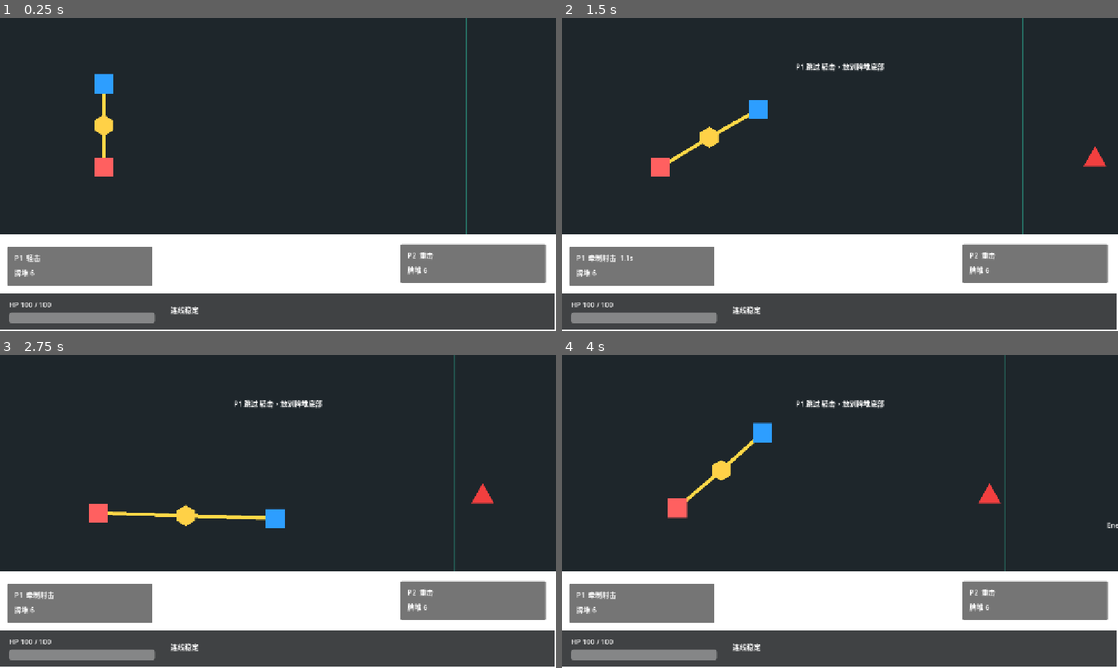
Above: before the commit, frames 1-4 (two rows, left to right).
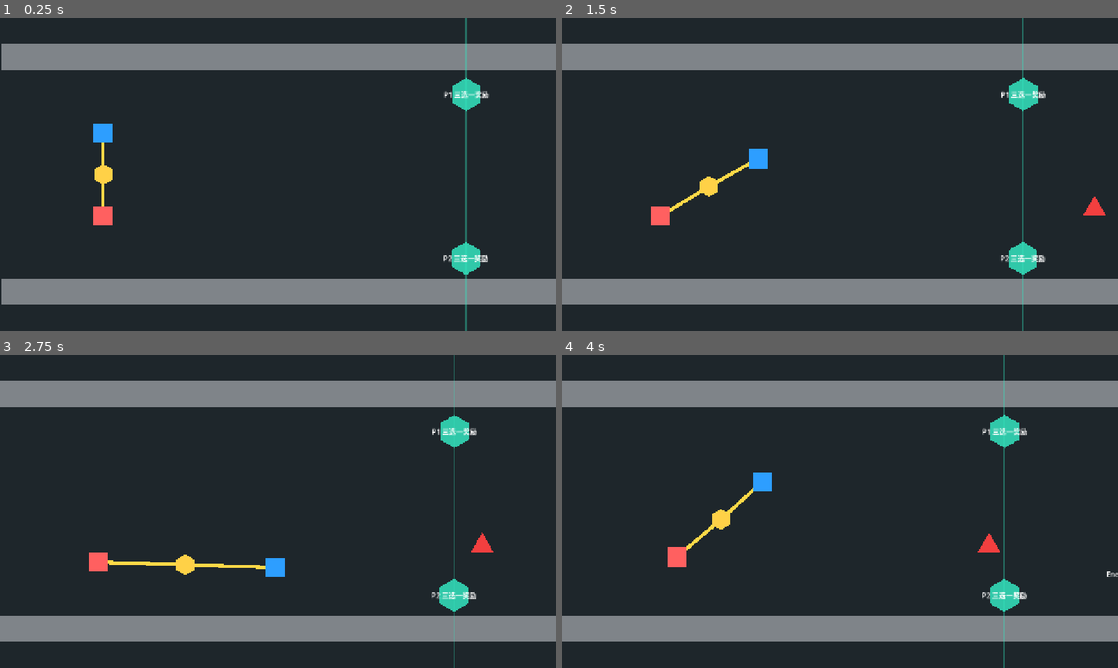
Above: after the commit, the same moments.

Repository: Jiufoduck/2026CGJ
Game: Godot game, scene res://scenes/main/MainScene.tscn
Two runs of this game, one before a commit and one after it. Both use one fixed random seed, a clock stepped at 60 frames per second and the inputs below.
Inputs:
- Up to frame 1 (0.25 s): no input
- Up to frame 2 (1.5 s): tap Enter at 0.5 s; hold D (p1_move_right) 0.53-1.28 s; tap E (p1_pass_card) at 0.6 s; hold S (p1_move_down) from 1.28 s (still down); tap Q (p1_play_card) at 1.35 s
- Up to frame 3 (2.75 s): release S (p1_move_down) at 2.03 s; hold D (p1_move_right) from 2.03 s (still down); tap Down (p2_move_down) at 2.1 s
- Up to frame 4 (4 s): release D (p1_move_right) at 2.78 s; hold W (p1_move_up) 2.78-3.53 s; tap Left (p2_move_left) at 2.85 s; hold A (p1_move_left) from 3.53 s (still down); tap Right (p2_move_right) at 3.6 s

The runs differ from the first frame. In frame 1, 40% of the frame differs, in the area x 0-100%, y 0-100%; in frame 2, 41%; in frame 3, 41%; in frame 4, 41%.

Commit message:
main_scene_ajust

Diff:
--- a/scenes/main/MainScene.tscn
+++ b/scenes/main/MainScene.tscn
@@ -27,7 +27,7 @@
 polygon = PackedVector2Array(0, -450, 4300, -450, 4300, 450, 0, 450)
 
 [node name="TopWall" type="StaticBody2D" parent="Level" unique_id=783944713]
-position = Vector2(2150, -480)
+position = Vector2(2155, -270)
 collision_layer = 4
 collision_mask = 0
 
@@ -39,7 +39,7 @@
 shape = SubResource("RectangleShape2D_wall_horizontal")
 
 [node name="BottomWall" type="StaticBody2D" parent="Level" unique_id=743372559]
-position = Vector2(2150, 480)
+position = Vector2(2155, 270)
 collision_layer = 4
 collision_mask = 0
 
@@ -147,24 +147,24 @@
 [node name="TaskPoints" type="Node2D" parent="." unique_id=1089374011]
 
 [node name="TaskCoordinateA_Top" parent="TaskPoints" unique_id=1423366708 instance=ExtResource("5_task_scene")]
-position = Vector2(1075, -318)
+position = Vector2(1076, -184)
 
 [node name="TaskCoordinateA_Bottom" parent="TaskPoints" unique_id=746792171 instance=ExtResource("5_task_scene")]
-position = Vector2(1075, 318)
+position = Vector2(1075, 193)
 assigned_player_id = 2
 
 [node name="TaskCoordinateB_Top" parent="TaskPoints" unique_id=1875426733 instance=ExtResource("5_task_scene")]
-position = Vector2(2150, -318)
+position = Vector2(2151, -184)
 
 [node name="TaskCoordinateB_Bottom" parent="TaskPoints" unique_id=1462128224 instance=ExtResource("5_task_scene")]
-position = Vector2(2150, 318)
+position = Vector2(2150, 193)
 assigned_player_id = 2
 
 [node name="TaskCoordinateC_Top" parent="TaskPoints" unique_id=214977104 instance=ExtResource("5_task_scene")]
-position = Vector2(3225, -318)
+position = Vector2(3226, -184)
 
 [node name="TaskCoordinateC_Bottom" parent="TaskPoints" unique_id=2144504814 instance=ExtResource("5_task_scene")]
-position = Vector2(3225, 318)
+position = Vector2(3225, 193)
 assigned_player_id = 2
 
 [node name="Obstacles" type="Node2D" parent="." unique_id=1091223125]
@@ -217,3 +217,4 @@
 limit_bottom = 450
 
 [node name="HUD" parent="." unique_id=1530108984 instance=ExtResource("4_hud_scene")]
+visible = false
